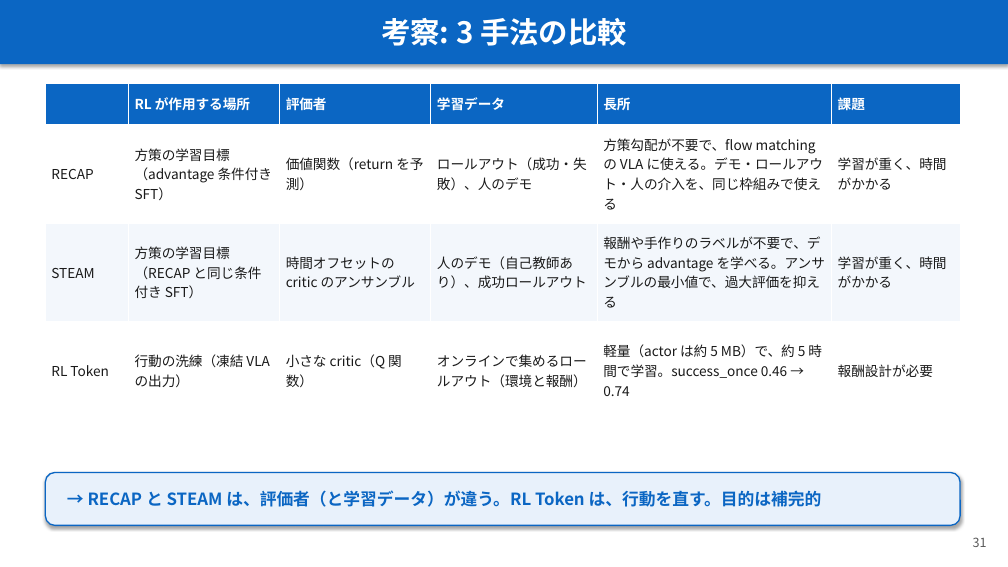
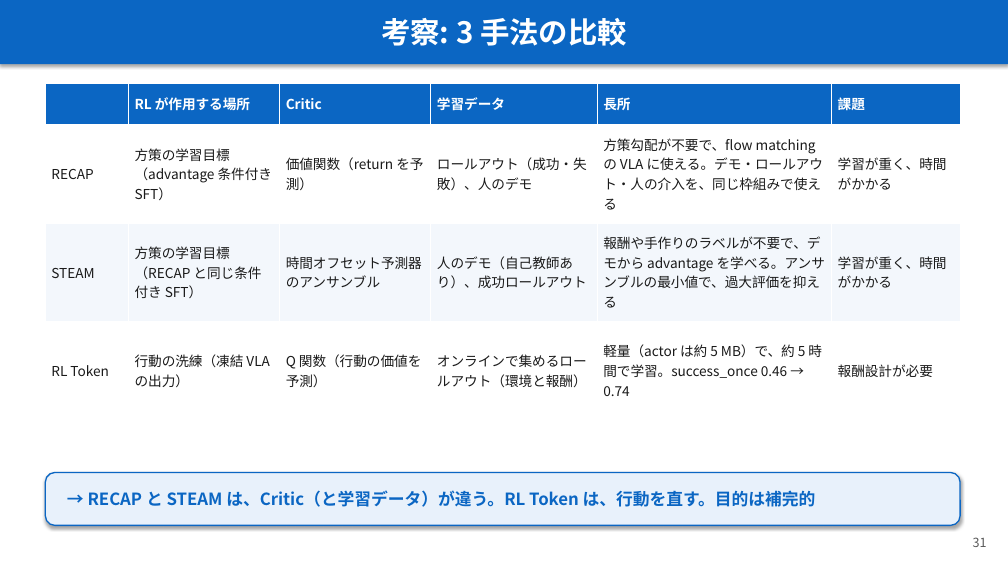
Before and after one commit to Junhand/libero_RL, a slide deck: slide 31 of docs/RECAP_STEAM_RLToken.pptx. Drawn at 1008x567 pixels with LibreOffice and Linux fonts; fonts in the diff are those of the drawing. Boxes give left, top, right and bottom in pixels: in the first picture for what was removed or moved away, otherwise in the second. Text is boxed around its words. In the diff, an @@ line names an element or a change of style, - is before the commit and + after.

```diff
--- a/docs/RECAP_STEAM_RLToken.pptx
+++ b/docs/RECAP_STEAM_RLToken.pptx
@@ table at (45, 83, 960, 420) @@
-row 1, column 3: 評価者
+row 1, column 3: Critic
-row 3, column 3: 時間オフセットの critic のアンサンブル
+row 3, column 3: 時間オフセット予測器のアンサンブル
-row 4, column 3: 小さな critic（Q 関数）
+row 4, column 3: Q 関数（行動の価値を予測）
@@ text in rounded rectangle at (88, 490, 816, 507): text changed @@
-→ RECAP と STEAM は、評価者（と学習データ）が違う。RL Token は、行動を直す。目的は補完的
+→ RECAP と STEAM は、Critic（と学習データ）が違う。RL Token は、行動を直す。目的は補完的
```
Also in this commit, not shown: 4 other slides changed, 1 other file.
